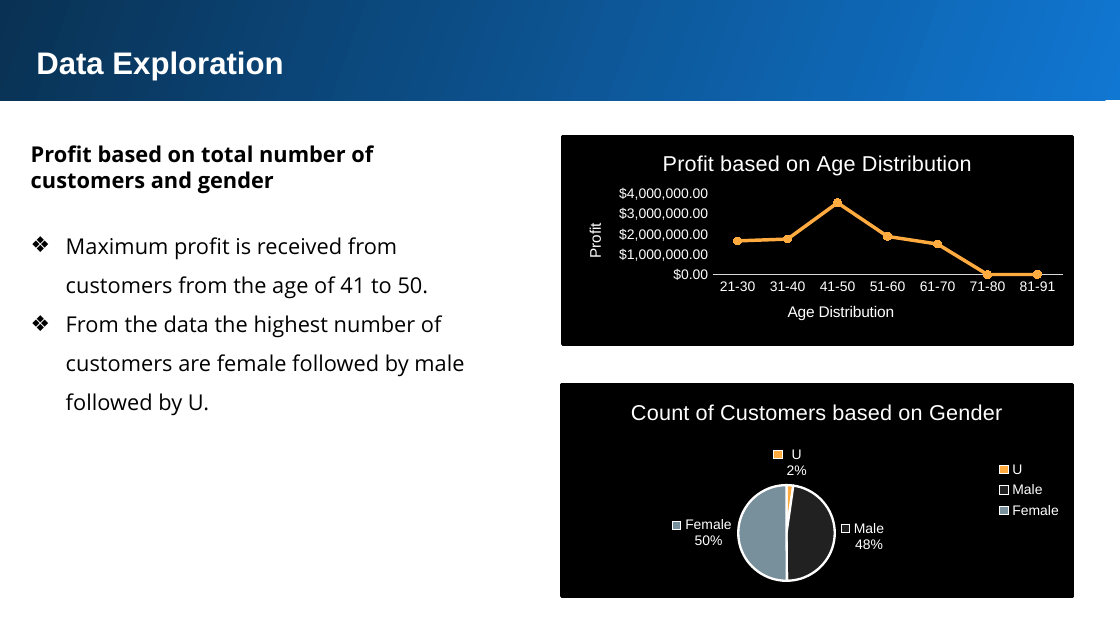
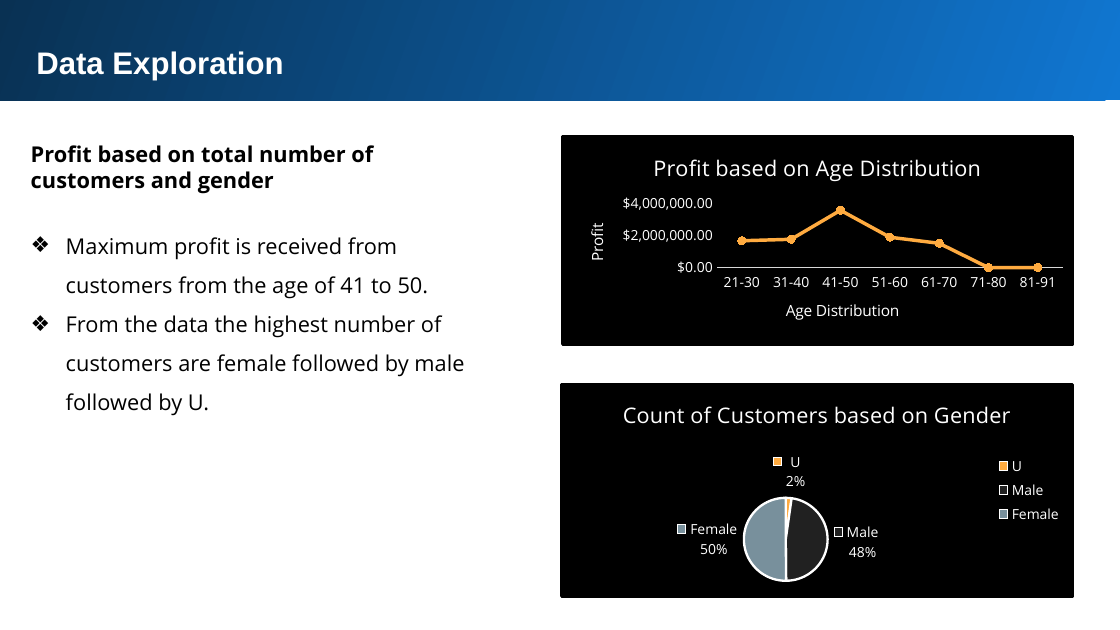
Before and after one commit to arunsacharyadev/KPMG_virtual_internship, a slide deck: slide 9 of Task 2(Data Insights)/KPMG Task 2.pptx. Drawn at 1120x630 pixels with LibreOffice and Linux fonts; fonts in the diff are those of the drawing. Boxes give left, top, right and bottom in pixels: in the first picture for what was removed or moved away, otherwise in the second. Text is boxed around its words. In the diff, an @@ line names an element or a change of style, - is before the commit and + after.

```diff
--- a/Task 2(Data Insights)/KPMG Task 2.pptx
+++ b/Task 2(Data Insights)/KPMG Task 2.pptx
@@ line chart at bbox=[561, 136, 1074, 346] @@
@@ category axis changed @@
@@ value axis changed @@
@@ lettering changed @@
@@ pie chart at bbox=[560, 383, 1074, 598] @@
@@ data labels of Series 1 changed @@
@@ legend changed @@
@@ lettering changed @@
```
Also in this commit, not shown: 7 other slides changed, 1 slide added, 1 slide removed, 1 other file.
